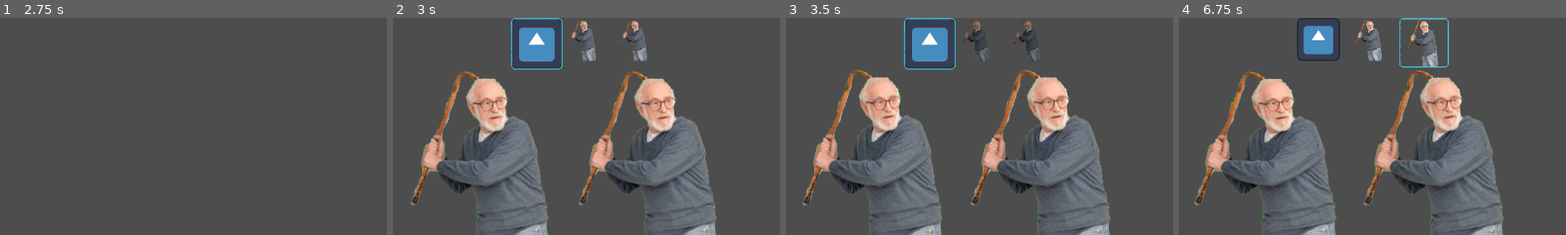
Above: before the commit, frames 1-4 (left to right).
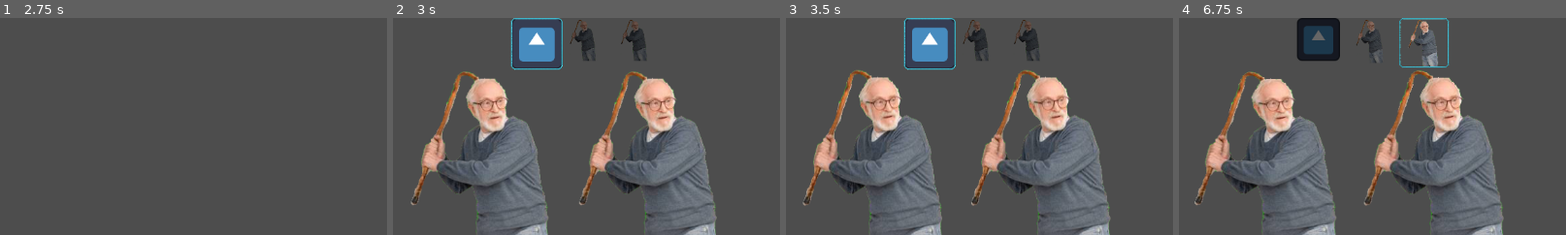
Above: after the commit, the same moments.

Repository: Marv0407/kotstulle-game
Game: Godot game, scene res://scenes/control.tscn
Two runs of this game, one before a commit and one after it. Both use one fixed random seed, a clock stepped at 60 frames per second and the inputs below. The engine's default icon, where the game draws it, is replaced by a stand-in: a white triangle on a blue panel in a dark square.
Inputs (mouse positions are % of the whole screen's width and height, from its top left):
- Up to frame 1 (2.75 s): click "Start New Game" at 0.5 s; click (12, 7) at 1.27 s; type "Alex" at 1.35 s; click "Starten" at 2 s
- Up to frame 2 (3 s): click "Start Battle" at 2.75 s
- Up to frame 3 (3.5 s): no input
- Up to frame 4 (6.75 s): click (37, 37) at 3.52 s; click "Attack" at 4.25 s; tap Enter (ui_accept) at 5, 5.27, 5.75, 6.02 s; move the mouse to (72, 45) at 5.02 s; hold Right (ui_right) 5.03-5.78 s; click (72, 45) at 5.17 s; move the mouse to (30, 55) at 5.77 s; hold Left (ui_left) 5.78-6.53 s; move the mouse to (60, 28) at 6.52 s; hold Right (ui_right) from 6.53 s (still down)
The pictures show only the part of the screen within x 25-75%, y 0-50%; the shares and areas given below are measured in that part.

Frame 1 is identical in both runs. In frame 2, 1.3% of the frame differs, in the area x 45-66%, y 0-21%; in frame 3, 0.7%; in frame 4, 3.0%, in the area x 30-70%, y 0-23%.

Commit message:
Refactor turn order UI to reusable animated slots

Diff:
--- a/scripts/SkillData.gd
+++ b/scripts/SkillData.gd
@@ -10,6 +10,10 @@
 @export_group("Visuals")
 @export var vfx_scene: PackedScene
 @export var visible_in_menu: bool = true
+
+@export_group("SFX")
+@export var wind_up: AudioStream
+@export var hit_sound: AudioStream
 
 @export_group("Targeting")
 @export_enum("enemies", "friends", "all", "user") var target_pool: String = "enemies"
--- a/scripts/battle_manager.gd
+++ b/scripts/battle_manager.gd
@@ -16,6 +16,7 @@
 var party: Array[BattleCharacter] = []
 var enemies: Array[BattleCharacter] = []
 var turn_order: Array[BattleCharacter] = []
+var turn_order_slots: Array = []
 var current_turn_index : int
 enum BattleState {
 	START,
@@ -28,7 +29,6 @@
 var pending_skill: SkillData
 var pending_user: BattleCharacter
 var focused_target_index: int = 0
-
 @onready var spawn_point = $"../DebugUI/EnemyPositionAnchor/EnemyPartyContainer"
 @onready var party_panel: PartyHUD = $"../DebugUI/CanvasLayer/PartyMenuContainer/ColorRect/PartyHUDContainer"
 @onready var log_container = $"../DebugUI/CanvasLayer/PanelContainer/ScrollContainer/LogContainer"
@@ -98,6 +98,18 @@
 	current_turn_index = 0
 	refresh_turn_order_ui()
 	process_turn()
+
+func build_turn_order_ui():
+	for child in turn_order_container.get_children():
+		child.queue_free()
+
+	turn_order_slots.clear()
+
+	for c in turn_order:
+		var slot = turn_order_slot_scene.instantiate()
+		turn_order_container.add_child(slot)
+		slot.setup(c)
+		turn_order_slots.append(slot)
 # --------------
 
 #region TURN LOGIC
@@ -154,17 +166,17 @@
 	end_battle(true)
 
 func refresh_turn_order_ui():
-	if not turn_order_container: return
-	for child in turn_order_container.get_children():
-		child.queue_free()
-
-	for i in range(turn_order.size()):
-		var c = turn_order[i]
-		if not c.is_alive(): continue
-
-		var slot = turn_order_slot_scene.instantiate()
-		turn_order_container.add_child(slot)
-		slot.setup(c, i == current_turn_index)
+	for slot in turn_order_slots:
+		if not slot.character.is_alive():
+			slot.set_dead()
+		else:
+			slot.set_inactive()
+
+	var current = get_current_actor()
+	for slot in turn_order_slots:
+		if slot.character == current:
+			slot.set_active()
+			break
 
 func calculate_turn_order():
 	turn_order.clear()
@@ -173,6 +185,7 @@
 	turn_order.sort_custom(
 		func(a, b): return a.data.speed > b.data.speed
 		)
+	build_turn_order_ui()
 
 func end_battle(player_won: bool):
 	state = BattleState.END
--- a/scripts/turn_order_slot.gd
+++ b/scripts/turn_order_slot.gd
@@ -1,22 +1,58 @@
 extends Control
+
+@export var active_color := Color.WHITE
+@export var inactive_color := Color(0.4, 0.4, 0.4)
+@export var dead_color := Color(0.2, 0.2, 0.2)
+
+@export var active_scale := Vector2(1.2, 1.2)
+@export var inactive_scale := Vector2.ONE
+@export var tween_time := 0.15
 
 @onready var portrait: TextureRect = $Portrait
 @onready var frame: NinePatchRect = $Frame
 
 var character: BattleCharacter
+var tween: Tween
 
-func setup(char: BattleCharacter, is_active: bool):
-	character = char
-	portrait.texture = char.data.portrait
-	set_active(is_active)
+func setup(c: BattleCharacter):
+	character = c
+	if portrait and character.data.portrait:
+		portrait.texture = character.data.portrait
+	set_inactive(true)
 
-func set_active(active: bool):
-	frame.visible = active
+func set_active():
+	if not character or not character.is_alive():
+		return
 
-	var tween = create_tween()
-	if active:
-		tween.tween_property(self, "scale", Vector2(1.2, 1.2), 0.15)
-		tween.tween_property(self, "modulate", Color.WHITE, 0.15)
-	else:
-		tween.tween_property(self, "scale", Vector2.ONE, 0.15)
-		tween.tween_property(self, "modulate", Color(0.6,0.6,0.6), 0.15)
+	_kill_tween()
+	$Frame.visible = true
+
+	tween = create_tween()
+	tween.tween_property(self, "scale", active_scale, tween_time)
+	tween.parallel().tween_property(self, "modulate", active_color, tween_time)
+
+func set_inactive(immediate := false):
+	_kill_tween()
+	$Frame.visible = false
+
+	if immediate:
+		scale = inactive_scale
+		modulate = inactive_color
+		return
+
+	tween = create_tween()
+	tween.tween_property(self, "scale", inactive_scale, tween_time)
+	tween.parallel().tween_property(self, "modulate", inactive_color, tween_time)
+
+func set_dead():
+	_kill_tween()
+	scale = inactive_scale
+	modulate = dead_color
+	$Frame.visible = false
+	portrait.visible = false
+	self.hide()
+
+func _kill_tween():
+	if tween and tween.is_valid():
+		tween.kill()
+	tween = null
